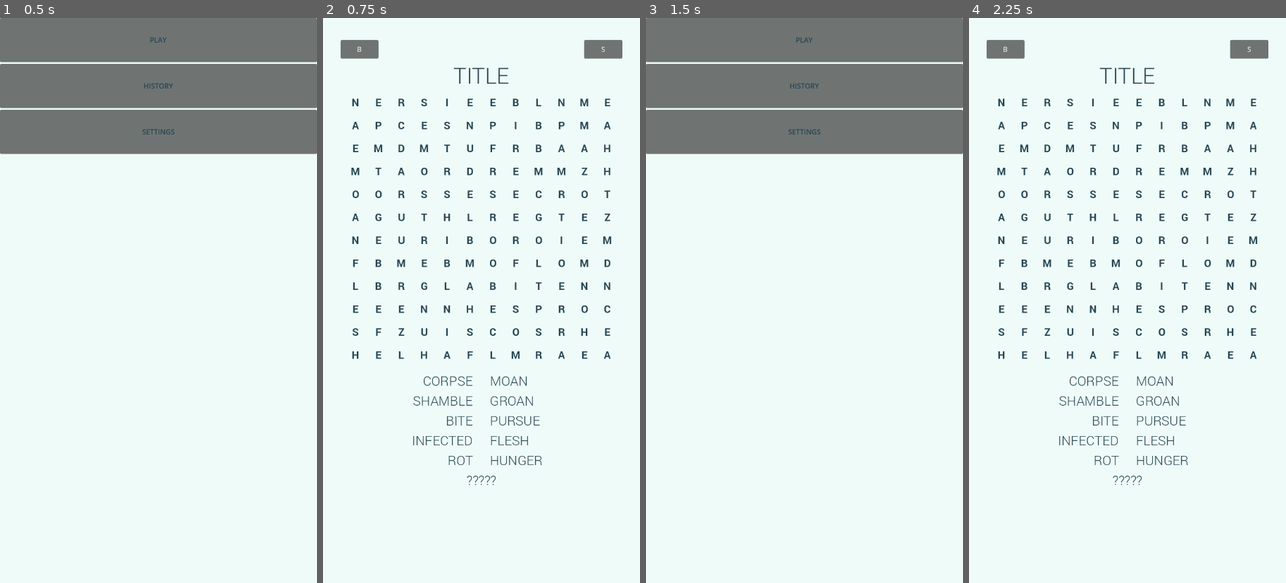
Above: before the commit, frames 1-4 (left to right).
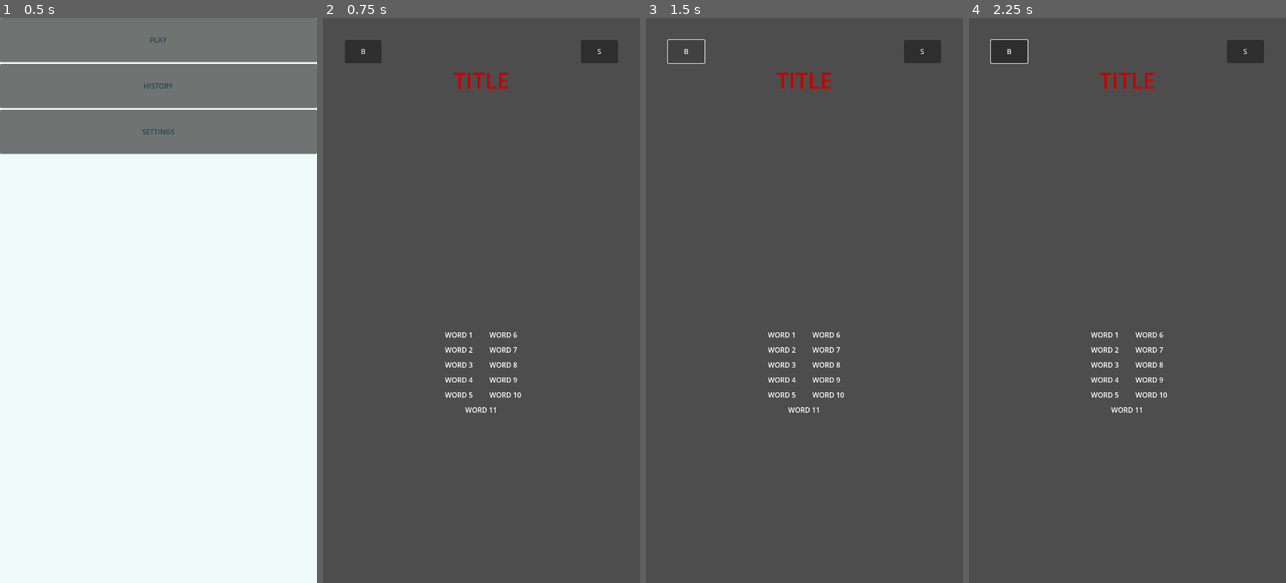
Above: after the commit, the same moments.

Repository: BreadCrowns/dailyWordSearchGodot
Game: Godot game, scene res://scenes/MainMenu.tscn
Same seed, same stepped clock (60 frames per second), same inputs: the game is played once before the commit and once after it.
Inputs (mouse positions are in pixels of both pictures, inside the frame that each line leads up to):
- Up to frame 1 (0.5 s): no input
- Up to frame 2 (0.75 s): click "PLAY" at 0.5 s
- Up to frame 3 (1.5 s): click "B" at 1.25 s
- Up to frame 4 (2.25 s): click (1127, 40) at 2 s, where only the run before the commit has a clickable "PLAY"

Frame 1 is identical in both runs. In frame 2, 100% of the frame differs, in the area x 0-100%, y 0-100%; in frame 3, 100%; in frame 4, 100%.
Error after the commit: Parse Error: Used space character for indentation instead of tab as used before in the file. (res://scripts/PuzzleScreen.gd:78)

Commit message:
Add secret word highlighting and word bank strikeout

Diff:
--- a/dailywordsearch/scripts/PuzzleScreen.gd
+++ b/dailywordsearch/scripts/PuzzleScreen.gd
@@ -41,6 +41,9 @@
 var dragging: bool = false
 var active_line: Line2D = null
 
+# Constants
+const SECRET_INDEX := 10
+
 # Appearance configuration
 var bg_rect: ColorRect
 
@@ -73,7 +76,21 @@
 				child.add_theme_font_override("font", load(ThemeConfig.GRID_FONT_PATH))
 
 func _apply_word_font_to_label(label):
-		label.add_theme_font_override("font", load(ThemeConfig.WORD_FONT_PATH))
+                label.add_theme_font_override("font", load(ThemeConfig.WORD_FONT_PATH))
+
+func _add_strikethrough(label: Control, color: Color):
+                if label.has_node("Strike"):
+                                return
+                var rect := ColorRect.new()
+                rect.name = "Strike"
+                rect.color = color
+                rect.anchor_left = 0
+                rect.anchor_right = 1
+                rect.anchor_top = 0.5
+                rect.anchor_bottom = 0.5
+                rect.offset_top = -1
+                rect.offset_bottom = 1
+                label.add_child(rect)
 
 
 # Initialization
@@ -202,36 +219,55 @@
 
 # Word selection logic
 func process_selection(start: Vector2i, end: Vector2i) -> bool:
-		var direction = end - start
-		var step = direction.sign()
-		if not is_straight_line(start, end):
-				return false
-
-		var selected_word := ""
-		var pos = start
-		while pos != end + step:
-				var index = pos.y * GRID_SIZE + pos.x
-				if index >= 0 and index < grid_letters.length():
-						selected_word += grid_letters[index]
-				pos += step
-
-		var match := words.any(func(w): return w.to_lower() == selected_word.to_lower() or w.to_lower() == selected_word.reverse().to_lower())
-		if match:
-				var normalized = selected_word.to_lower()
-				if normalized not in solved_words:
-						solved_words.append(normalized)
-				for label in word_list_col1 + word_list_col2 + [word_label_center]:
-						if words.size() > 10 and label == word_label_center and (words[10].to_lower() == normalized or words[10].to_lower() == normalized.reverse()):
-								label.text = words[10].to_upper()
-								label.add_theme_color_override("font_color", Color.GREEN)
-								break
-						elif label.text.to_lower() == normalized or label.text.to_lower() == normalized.reverse():
-								label.add_theme_color_override("font_color", Color.GREEN)
-								break
-				if solved_words.size() == words.size():
-						_record_history()
-				return true
-		return false
+                var direction = end - start
+                var step = direction.sign()
+                if not is_straight_line(start, end):
+                                return false
+
+                var selected_word := ""
+                var pos = start
+                while pos != end + step:
+                                var index = pos.y * GRID_SIZE + pos.x
+                                if index >= 0 and index < grid_letters.length():
+                                                selected_word += grid_letters[index]
+                                pos += step
+
+                var match_index := -1
+                for i in range(words.size()):
+                                var lw = words[i].to_lower()
+                                if lw == selected_word.to_lower() or lw == selected_word.reverse().to_lower():
+                                                match_index = i
+                                                break
+
+                if match_index != -1:
+                                var normalized = words[match_index].to_lower()
+                                if normalized not in solved_words:
+                                                solved_words.append(normalized)
+
+                                var label: Label = null
+                                if match_index < 5:
+                                                label = word_list_col1[match_index]
+                                elif match_index < 10:
+                                                label = word_list_col2[match_index - 5]
+                                else:
+                                                label = word_label_center
+
+                                if match_index == SECRET_INDEX:
+                                                label.text = words[match_index].to_upper()
+                                                label.add_theme_color_override("font_color", ThemeConfig.SECRET_COLOR)
+                                                _add_strikethrough(label, ThemeConfig.SECRET_COLOR)
+                                                if active_line:
+                                                                active_line.default_color = ThemeConfig.SECRET_COLOR
+                                                                active_line.modulate = ThemeConfig.SECRET_COLOR
+                                else:
+                                                label.modulate = Color(1, 1, 1, 0.5)
+                                                _add_strikethrough(label, ThemeConfig.LINE_COLOR)
+
+                                if solved_words.size() == words.size():
+                                                _record_history()
+                                return true
+
+                return false
 
 func _record_history():
 		var path = "user://history.json"
--- a/dailywordsearch/scripts/Theme.gd
+++ b/dailywordsearch/scripts/Theme.gd
@@ -11,3 +11,4 @@
 const BG_COLOR := Color(239.0 / 255.0, 251.0 / 255.0, 249.0 / 255.0)
 const LETTER_COLOR := Color(38.0 / 255.0, 70.0 / 255.0, 83.0 / 255.0)
 const LINE_COLOR := Color(243.0 / 255.0, 155.0 / 255.0, 83.0 / 255.0)
+const SECRET_COLOR := Color(231.0 / 255.0, 111.0 / 255.0, 81.0 / 255.0)
